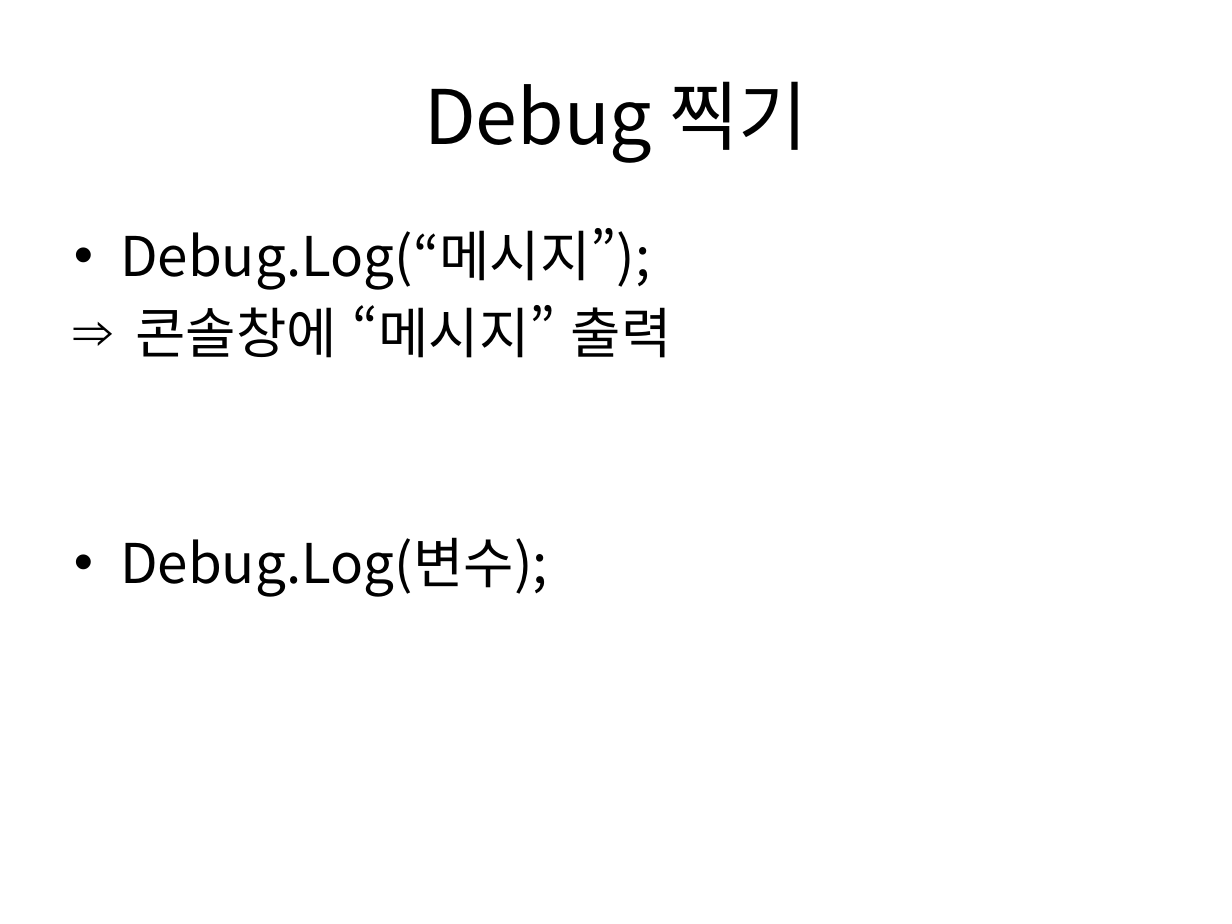
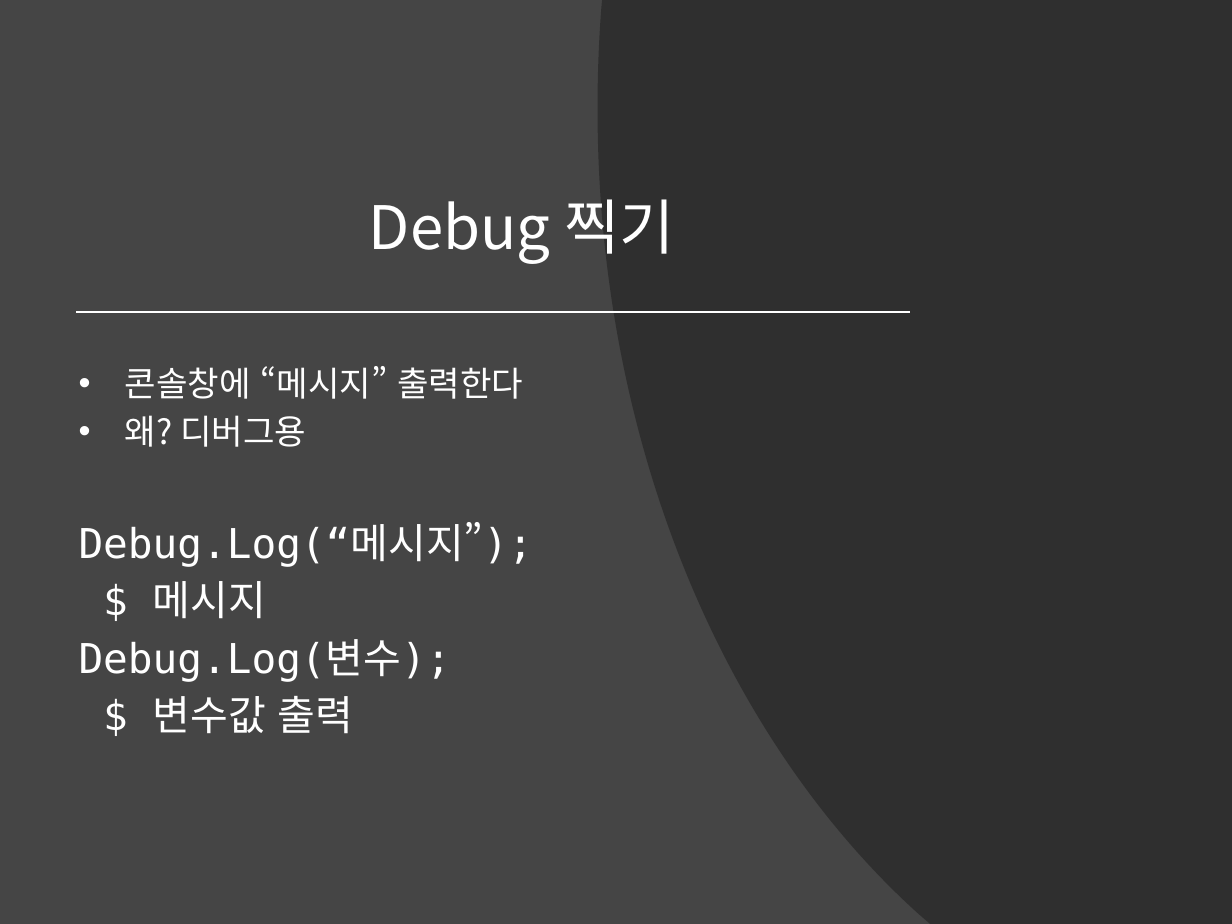
Before and after one commit to IamGroooooot/cien-unity-2019, a slide deck: slide 40 of 1주차.pptx (slide 37 before the commit). Drawn at 1232x924 pixels with LibreOffice and Linux fonts; fonts in the diff are those of the drawing. Boxes give left, top, right and bottom in pixels: in the first picture for what was removed or moved away, otherwise in the second. Text is boxed around its words. In the diff, an @@ line names an element or a change of style, - is before the commit and + after.

```diff
--- a/1주차.pptx
+++ b/1주차.pptx
@@ background #FFFFFF to #454545 @@
@@ freeform shape added at box(598, 0, 1232, 924), fill #262626 at 70% opacity @@
@@ title "Debug 찍기": place and size @@
-title "Debug 찍기" at box(424, 81, 808, 163)
+title "Debug 찍기" at box(369, 199, 674, 264)
@@ title "Debug 찍기" at box(369, 199, 674, 264): size 44 to 35 pt, text colour #000000 to #FFFFFF; vertical alignment middle to bottom @@
@@ line added from (78, 312) to (909, 312), #FFFFFF 1.5 pt @@
@@ text "콘솔창에 “메시지” 출력한다": place and size @@
-text "콘솔창에 “메시지” 출력한다" at box(120, 228, 672, 597)
+text "콘솔창에 “메시지” 출력한다" at box(79, 366, 533, 734)
@@ text at box(125, 366, 523, 447): paragraphs added @@
+• 콘솔창에 “메시지” 출력한다
+• 왜? 디버그용
@@ text at box(79, 524, 533, 682): size 32 to 24 pt, font Noto Sans CJK KR to DejaVu Sans Mono, text colour #000000 to #FFFFFF in "Debug.Log(“메시지”);", "Debug.Log(변수);"; bullet • to none; less space between paragraphs @@
@@ text at box(153, 581, 266, 619): text changed; size 32 to 24 pt; font Noto Sans CJK KR to DejaVu Sans Mono; text colour #000000 to #FFFFFF @@
-⇒ 콘솔창에 “메시지” 출력
+$ 메시지
@@ text at box(153, 696, 354, 734): paragraph added @@
+$ 변수값 출력
```
Also in this commit, not shown: 19 other slides changed, 12 slides added, 1 slide removed.
